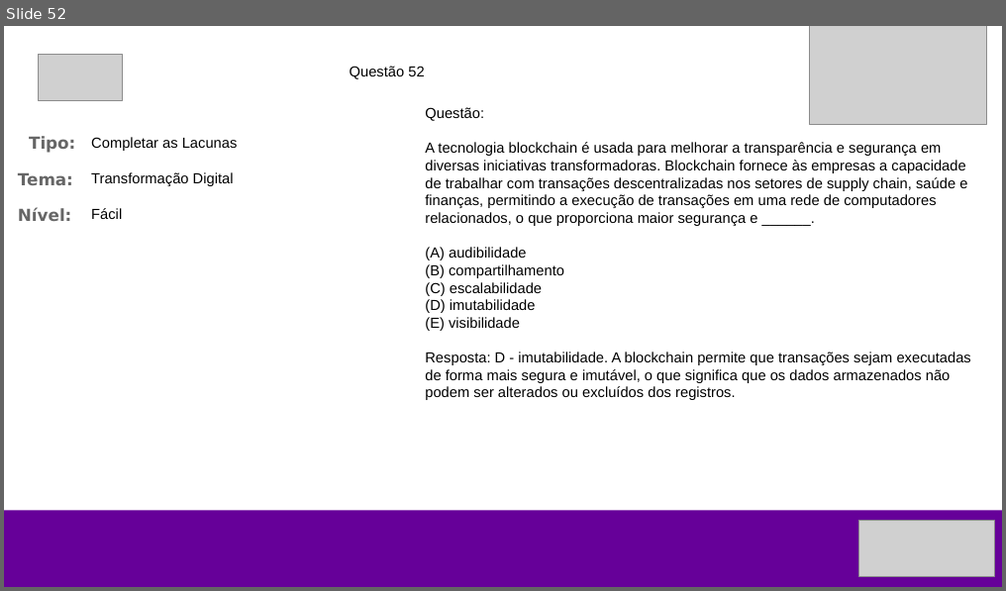
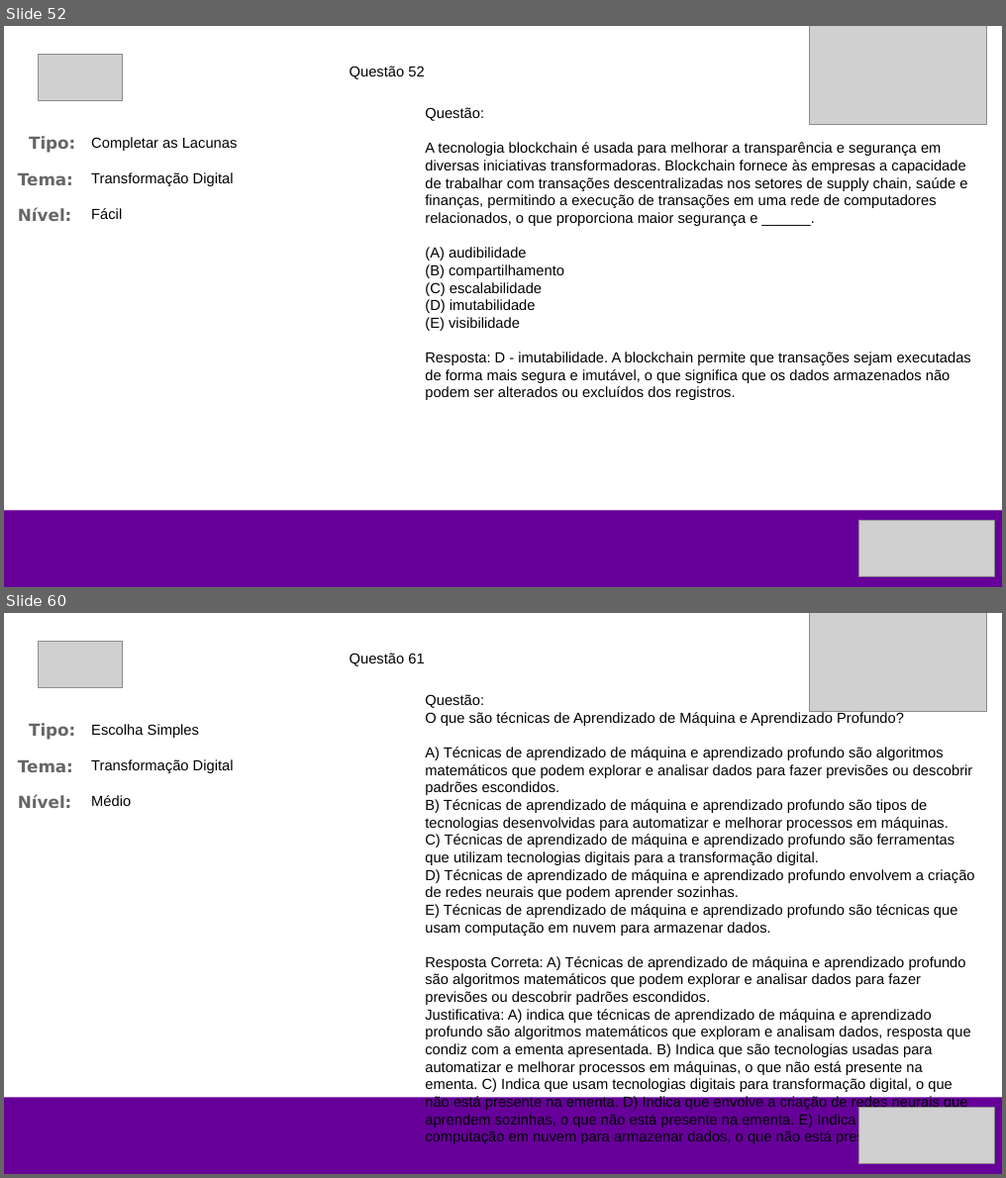
Before and after one commit to wvcode/ds-kbd, a slide deck: questoes.pptx. Shown one above the other, each under a label of ours: slide 52 before the commit, slides 52 and 60 after it; the slides between them are not shown. The pictures are 1006x591 and 1006x1178 pixels, drawn with LibreOffice and Linux fonts; fonts in the diff are those of the drawing; grey boxes stand for pictures. Boxes give left, top, right and bottom in pixels: in the first picture for what was removed or moved away, otherwise in the second. Text is boxed around its words. In the diff, an @@ line names an element or a change of style, - is before the commit and + after.

```diff
--- a/questoes.pptx
+++ b/questoes.pptx
@@ slide 60 added at box(4, 613, 1002, 1174), background #FFFFFF @@
@@ picture added at box(38, 642, 122, 688) @@
@@ picture added at box(810, 613, 986, 711) @@
@@ text added at box(350, 653, 424, 666), 14 pt, text #000000 @@
+Questão 61
@@ text added at box(425, 694, 974, 1146), 14 pt, text #000000 @@
+Questão:
+O que são técnicas de Aprendizado de Máquina e Aprendizado Profundo?
+A) Técnicas de aprendizado de máquina e aprendizado profundo são algoritmos matemáticos que podem explorar e analisar dados para fazer previsões ou descobrir padrões escondidos.
+B) Técnicas de aprendizado de máquina e aprendizado profundo são tipos de tecnologias desenvolvidas para automatizar e melhorar processos em máquinas.
+C) Técnicas de aprendizado de máquina e aprendizado profundo são ferramentas que utilizam tecnologias digitais para a transformação digital.
+D) Técnicas de aprendizado de máquina e aprendizado profundo envolvem a criação de redes neurais que podem aprender sozinhas.
+E) Técnicas de aprendizado de máquina e aprendizado profundo são técnicas que usam computação em nuvem para armazenar dados.
+Resposta Correta: A) Técnicas de aprendizado de máquina e aprendizado profundo são algoritmos matemáticos que podem explorar e analisar dados para fazer previsões ou descobrir padrões escondidos.
+Justificativa: A) indica que técnicas de aprendizado de máquina e aprendizado profundo são algoritmos matemáticos que exploram e analisam dados, resposta que condiz com a ementa apresentada. B) Indica que são tecnologias usadas para automatizar e melhorar processos em máquinas, o que não está presente na ementa. C) Indica que usam tecnologias digitais para transformação digital, o que não está presente na ementa. D) Indica que envolve a criação de redes neurais que aprendem sozinhas, o que não está presente na ementa. E) Indica que usam computação em nuvem para armazenar dados, o que não está presente na ementa.
@@ text added at box(29, 723, 75, 740), 16 pt, text #666666, bold @@
+Tipo:
@@ text added at box(91, 724, 199, 738), 14 pt, text #000000 @@
+Escolha Simples
@@ text added at box(18, 761, 73, 772), 16 pt, text #666666, bold @@
+Tema:
@@ text added at box(91, 760, 234, 773), 14 pt, text #000000 @@
+Transformação Digital
@@ text added at box(18, 795, 71, 808), 16 pt, text #666666, bold @@
+Nível:
@@ text added at box(91, 795, 131, 806), 14 pt, text #000000 @@
+Médio
@@ rectangle added at box(4, 1097, 1002, 1174), fill #660099 @@
@@ picture added at box(859, 1108, 994, 1164) @@
```
Also in this commit, not shown: 66 other slides added, 8 other files.
